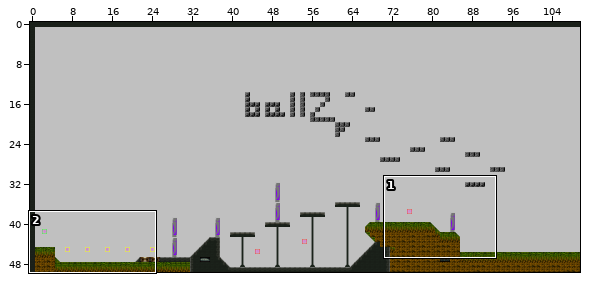
Tiled map, stored at core/assets/maps/level-1.tmx. Above, an overview of the earlier version with the close-up marked.
Close-up. Before:
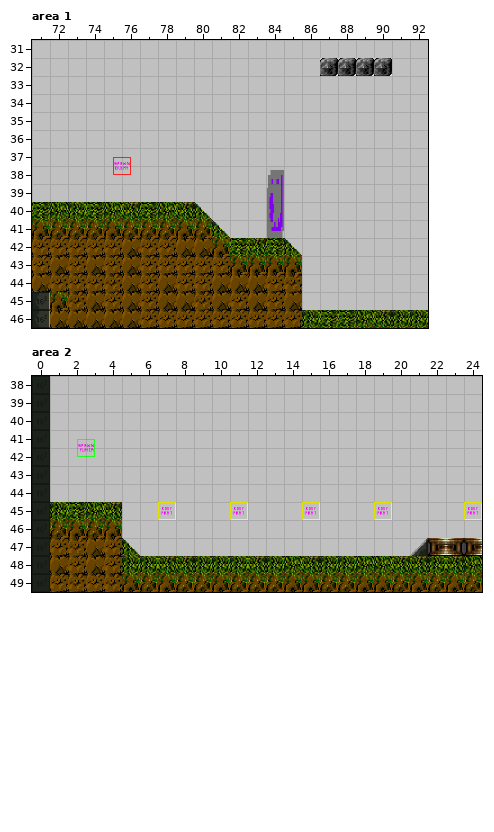
Cells are 32x32 px. Shown: area 1 x 71..92, y 31..46; area 2 x 0..24, y 38..49. The commit also changed other parts of the map, which this record leaves out.
After the commit:
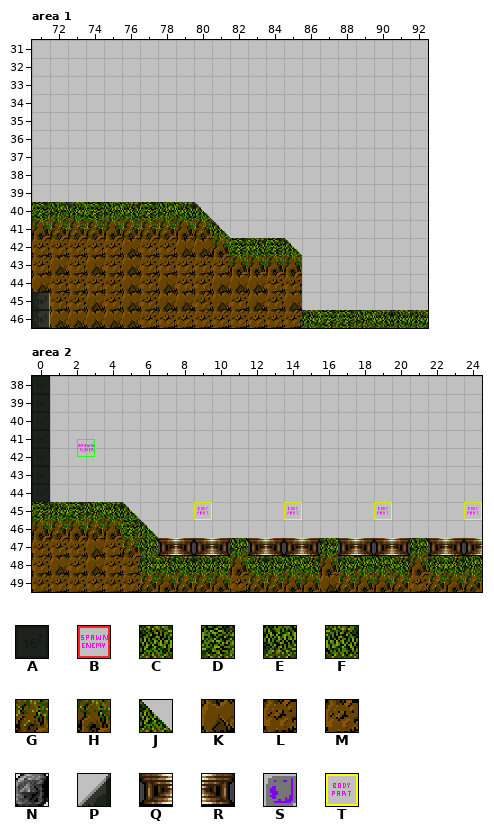
Key: from "tileset-01": A 0, B 2, C 4, D 5, E 6, F 7, G 32, H 33, J 35, K 60, L 88, M 116, N 141, P 168, Q 172, R 173, S 756, T 757.
_ is an empty cell.
Objects are placed by their top-left corner, in cells (3,4 is the top-left corner of cell 3,4); size is 1x1 cell unless given.
Tiles replaced or removed in this view: A, C, F, G, H, J, N, P.
What changed:
Changed rows in their new state; . is an unchanged cell.
Layer "collision", area 1:
first column x 87:
32 ____
first column x 72:
45 L
Layer "objects", area 1:
changed: B "mob" at 75.5,37.5 -> outside this view
removed: S "punch-wall" at 84,38 size 1x4
Layer "collision", area 2:
first column x 0:
45 D....J................
46 H....DJ...............
47 M....GEQRQREQRQRCQRQRE
48 L....L.....H....H....H
49 M....L.....L....K....L
Layer "objects", area 2:
changed: T "arm1" at 11,45 -> T "arm1" at 14,45
changed: T "leg2" at 7,45 -> T "leg2" at 9,45
changed: T "leg1" at 15,45 -> T "leg1" at 19,45
Pixel boxes of the changes (left, top, right, bottom) in both close-ups:
removed: (320, 58, 392, 76)
old place: (113, 157, 131, 175)
removed: (267, 170, 284, 238)
changed: (50, 292, 68, 310)
changed: (32, 502, 50, 592)
changed: (122, 502, 428, 592)
